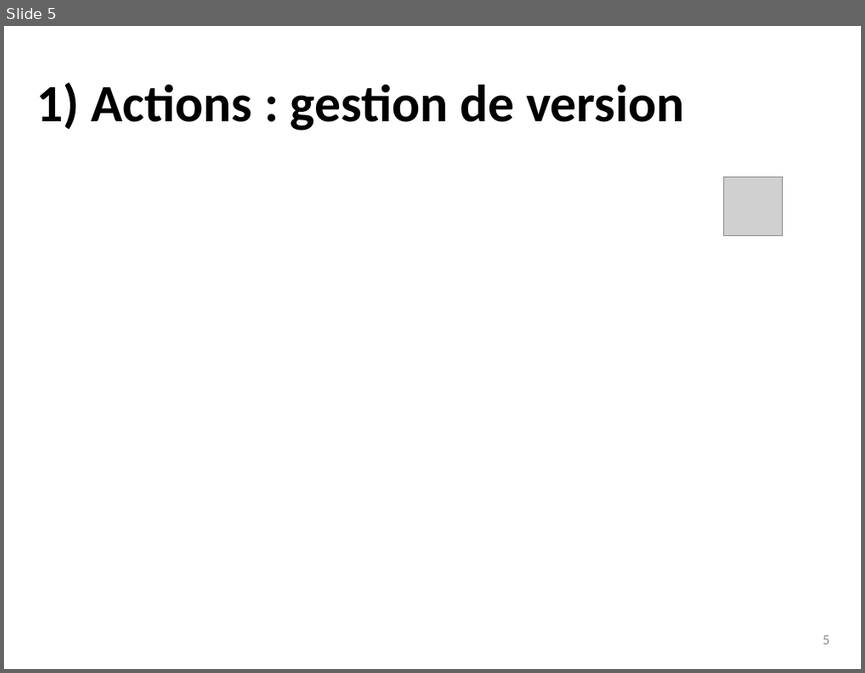
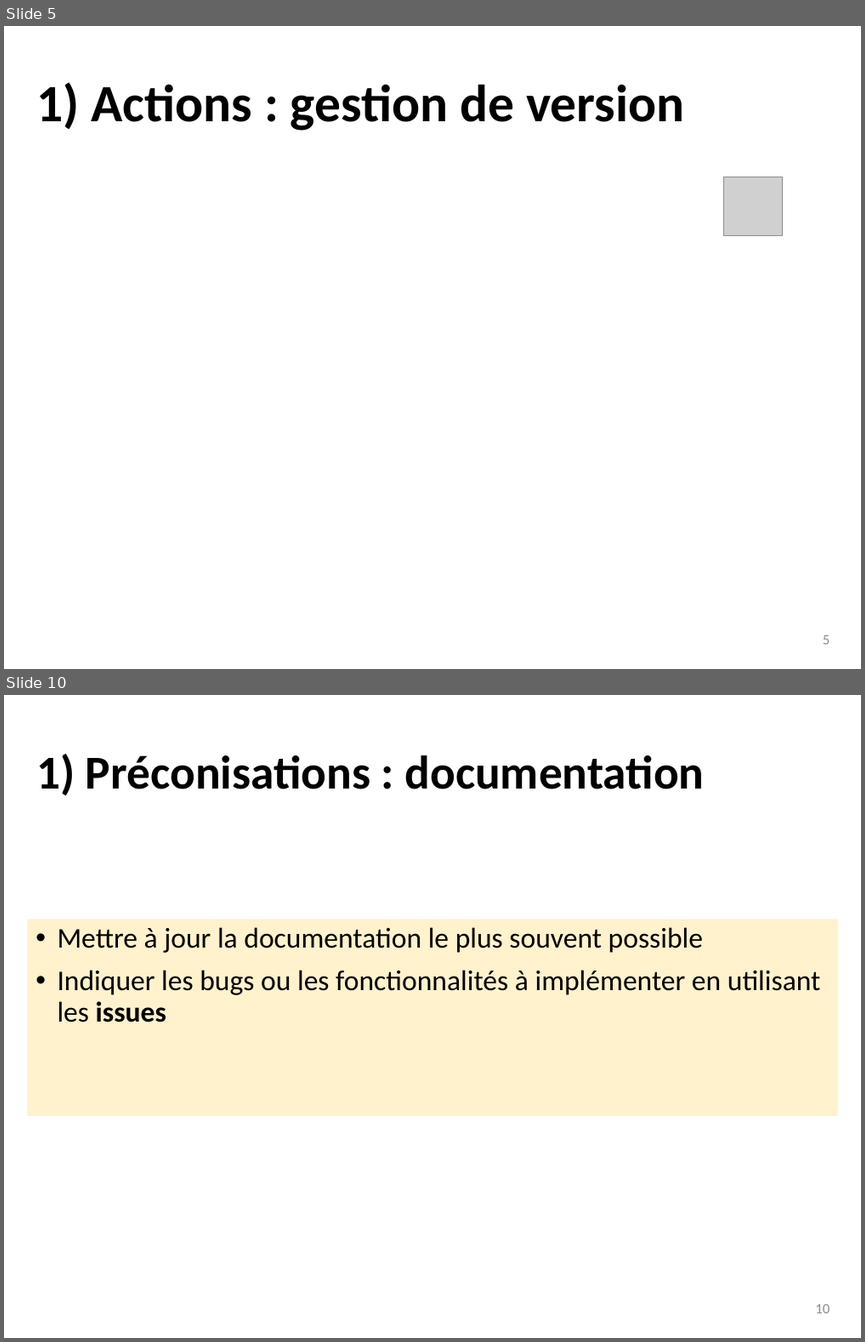
Before and after one commit to dosi-slides/2015_10_geomedia, a slide deck: slides.pptx. Shown one above the other, each under a label of ours: slide 5 before the commit, slides 5 and 10 after it; the slides between them are not shown. The pictures are 865x673 and 865x1342 pixels, drawn with LibreOffice and Linux fonts; fonts in the diff are those of the drawing; grey boxes stand for pictures. Boxes give left, top, right and bottom in pixels: in the first picture for what was removed or moved away, otherwise in the second. Text is boxed around its words. In the diff, an @@ line names an element or a change of style, - is before the commit and + after.

```diff
--- a/slides.pptx
+++ b/slides.pptx
@@ slide 10 added at (x1=4, y1=695, x2=861, y2=1338), background #FFFFFF @@
@@ title added at (x1=36, y1=754, x2=704, y2=796), 39.6 pt, text #000000, bold @@
+1) Préconisations : documentation
@@ rectangle added at (x1=27, y1=919, x2=838, y2=1116), fill #FFF2CC, 24 pt, text #000000 @@
+• Mettre à jour la documentation le plus souvent possible
+• Indiquer les bugs ou les fonctionnalités à implémenter en utilisant les issues
@@ page number added at (x1=815, y1=1304, x2=829, y2=1313), 12 pt, text #8C8C8C @@
+10
```
Also in this commit, not shown: 4 slides changed, 6 other slides added.
